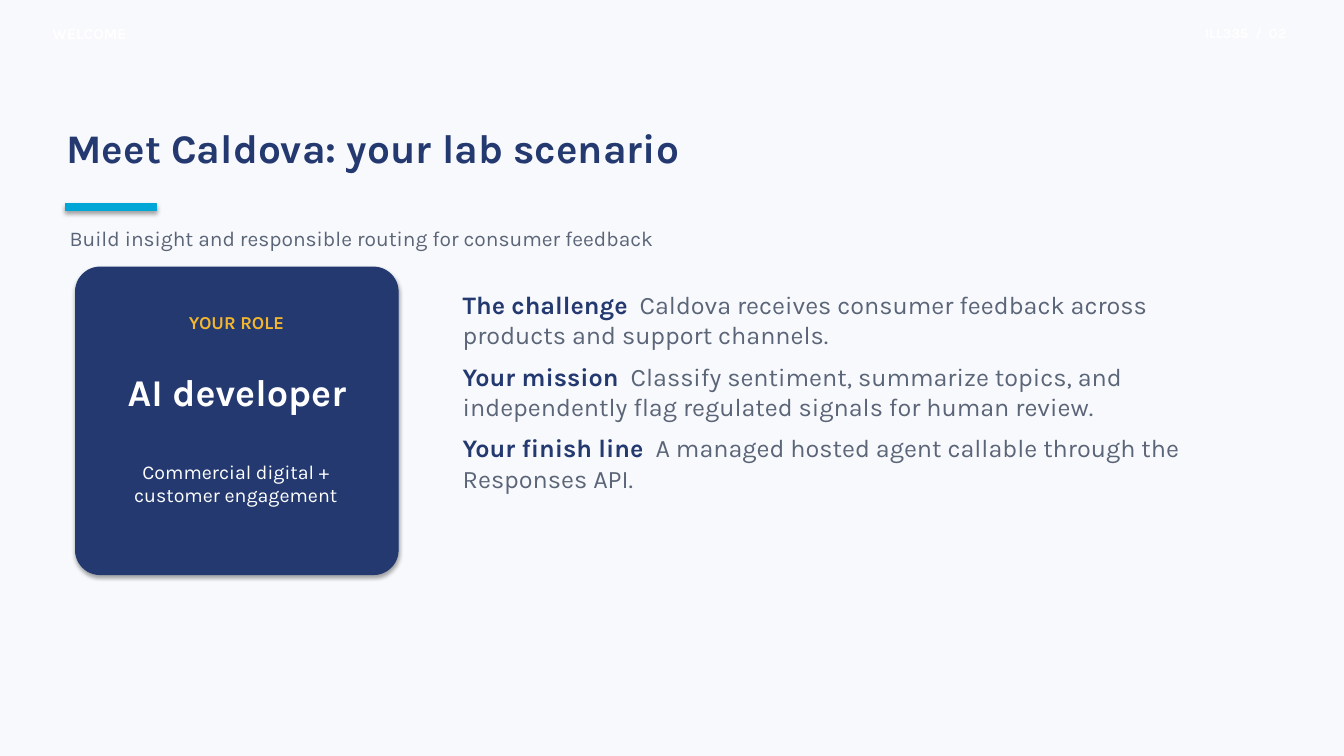
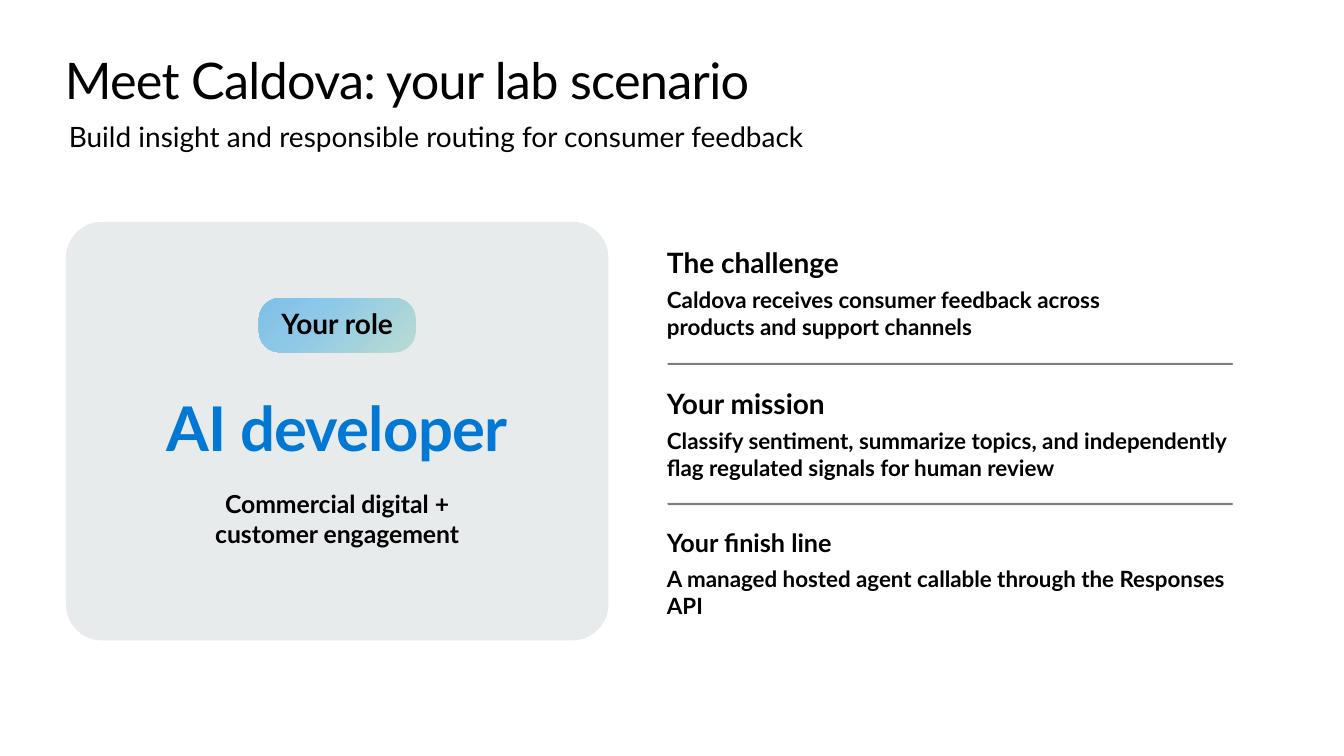
Before and after one commit to microsoft/aitour27-ILL335-building-deploying-ai-agents-with-microsoft-foundry, a slide deck: slide 3 of delivery-resources/ILL335-Attendee-Walkthrough-FY27.pptx. Drawn at 1344x756 pixels with LibreOffice and Linux fonts; fonts in the diff are those of the drawing; background and template pictures are left out. Boxes give left, top, right and bottom in pixels: in the first picture for what was removed or moved away, otherwise in the second. Text is boxed around its words. In the diff, an @@ line names an element or a change of style, - is before the commit and + after.

Commit message:
Update slides

```diff
--- a/delivery-resources/ILL335-Attendee-Walkthrough-FY27.pptx
+++ b/delivery-resources/ILL335-Attendee-Walkthrough-FY27.pptx
@@ background #F8F9FC to #FFFFFF @@
@@ title "Meet Caldova: your lab scenario": place and size @@
-title "Meet Caldova: your lab scenario" at (67,134,679,173)
+title "Meet Caldova: your lab scenario" at (65,62,749,108)
@@ title "Meet Caldova: your lab scenario" at (65,62,749,108): size 29 to 36 pt, font Karla to Lato, text colour #233970 to #000000, letter spacing 0 to -0.5 pt, bold off @@
@@ text "Build insight and responsible routing ...": place and size @@
-text "Build insight and responsible routing ..." at (70,231,653,251)
+text "Build insight and responsible routing ..." at (69,126,803,152)
@@ text "Build insight and responsible routing ..." at (69,126,803,152): size 15 to 20 pt, font Karla to Lato, text colour #5B6578 to #000000 @@
@@ rectangle removed at (66,204,156,211) @@
@@ rounded rectangle: place and size @@
-rounded rectangle at (76,267,398,575)
+rounded rectangle at (66,222,608,640)
@@ rounded rectangle at (66,222,608,640): fill #233970 to #194449 at 10% opacity; outline #233970 0.75 pt to none; shadow off; proportions changed @@
@@ text added at (667,252,1100,339), 16 pt, text #000000, bold @@
+The challenge
+Caldova receives consumer feedback across products and support channels
@@ rounded rectangle "Your role": place and size @@
-rounded rectangle "Your role" at (189,317,284,330)
+rounded rectangle "Your role" at (259,298,415,353)
@@ rounded rectangle "Your role" at (259,298,415,353): fill none to gradient #7FC0E6 to #8DC8E8 to #B9DCD2 @@
@@ text in rounded rectangle at (281,313,393,335): text changed; size 13 to 20 pt; font Karla to Lato; text colour #F1B52F to #000000 @@
-YOUR ROLE
+Your role
@@ line added from (668, 364) to (1232, 364), #000000 1.5 pt @@
@@ text "AI developer": place and size @@
-text "AI developer" at (128,380,346,415)
+text "AI developer" at (166,405,508,462)
@@ text "AI developer" at (166,405,508,462): size 27 to 44 pt, font Karla to Lato, text colour #FFFFFF to gradient #175B9C to #0078D4 to #87ADA2, letter spacing 0 to -0.5 pt; vertical alignment top to middle @@
@@ text at (667,393,1227,480): text changed; size 18 to 16 pt; font Karla to Lato; text colour #5B6578 to #000000; bold on @@
-The challenge Caldova receives consumer feedback across products and support channels.
-Your mission Classify sentiment, summarize topics, and independently flag regulated signals for human review.
-Your finish line A managed hosted agent callable through the Responses API.
+Your mission
+Classify sentiment, summarize topics, and independently flag regulated signals for human review
@@ text "Commercial digital + customer engagement": place and size @@
-text "Commercial digital + customer engagement" at (134,465,338,507)
+text "Commercial digital + customer engagement" at (215,494,459,548)
@@ text "Commercial digital + customer engagement" at (215,494,459,548): size 14 to 17.6 pt, font Karla to Lato, text colour #FFFFFF to #000000, bold on; list level 1 to 2 in "Commercial digital + customer engagement" @@
@@ line added from (668, 504) to (1232, 504), #000000 1.5 pt @@
@@ text added at (667,533,1225,614), 16 pt, text #000000, bold @@
+Your finish line
+A managed hosted agent callable through the Responses API
```
Also in this commit, not shown: 10 other slides changed, 1 other file.
